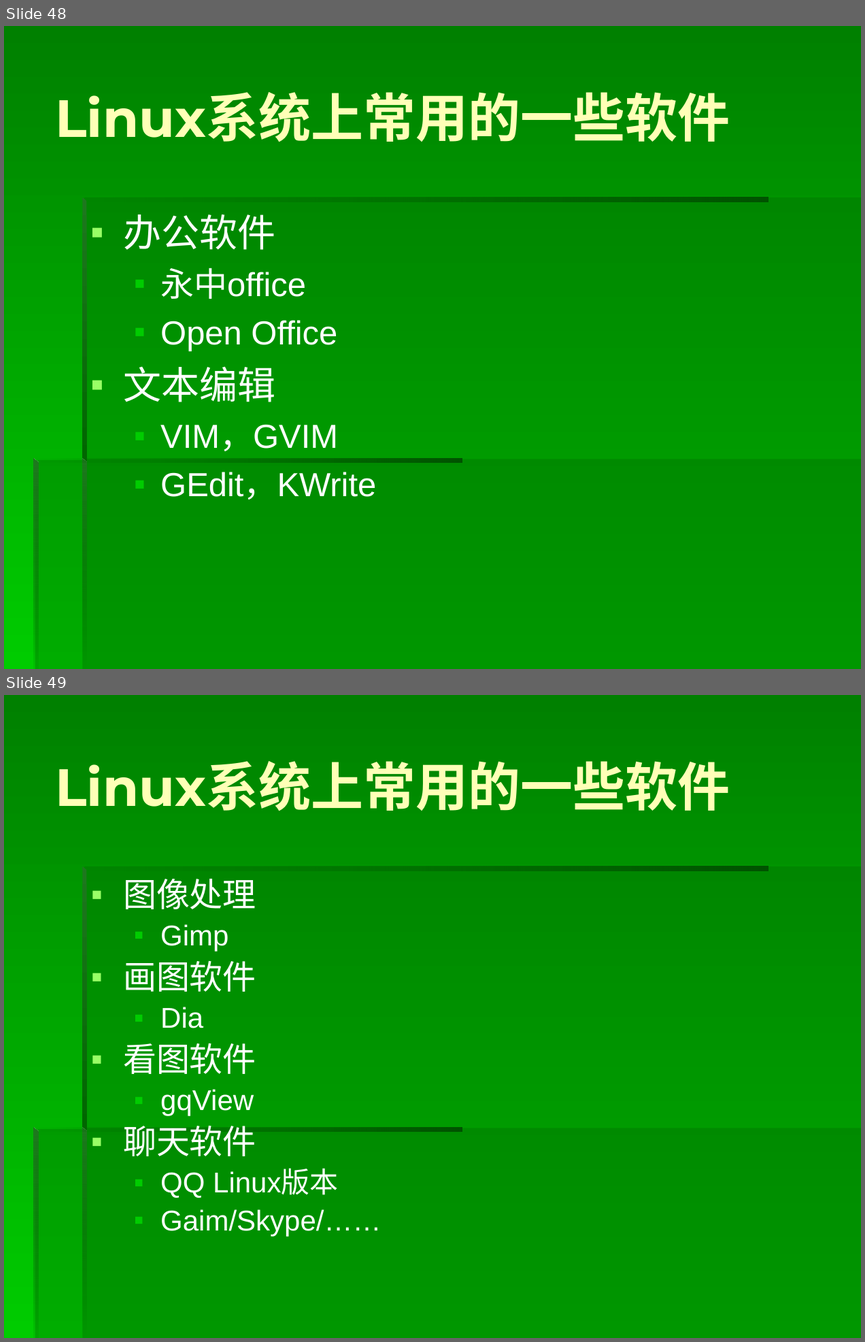
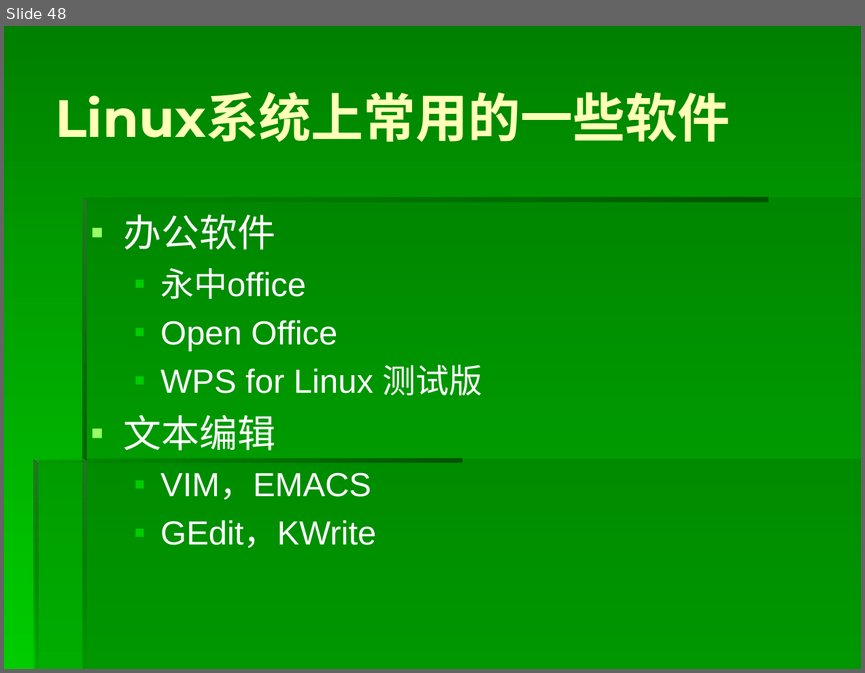
Before and after one commit to origin2007/computer_system, a slide deck: 06软件基础之操作系统.ppt. Shown one above the other, each under a label of ours: slides 48 and 49 before the commit, slide 48 after it. The pictures are 865x1342 and 865x673 pixels, drawn with LibreOffice and Linux fonts; fonts in the diff are those of the drawing. Boxes give left, top, right and bottom in pixels: in the first picture for what was removed or moved away, otherwise in the second. Text is boxed around its words. In the diff, an @@ line names an element or a change of style, - is before the commit and + after.

```diff
--- a/06软件基础之操作系统.ppt
+++ b/06软件基础之操作系统.ppt
@@ slide 49 removed at (x1=4, y1=695, x2=861, y2=1338), background gradient #008000 to #00CC00; not listed: 7 template elements that a slide beside it also shows @@
@@ title removed at (x1=55, y1=761, x2=730, y2=811) @@
-Linux系统上常用的一些软件
@@ text removed at (x1=123, y1=879, x2=381, y2=1236) @@
-▪ 图像处理
-  ▪ Gimp
-▪ 画图软件
-  ▪ Dia
-▪ 看图软件
-  ▪ gqView
-▪ 聊天软件
-  ▪ QQ Linux版本
-  ▪ Gaim/Skype/……
@@ slide 48 changed as well @@
@@ text at (x1=160, y1=364, x2=483, y2=395): paragraph added @@
+  ▪ WPS for Linux 测试版
@@ text at (x1=160, y1=472, x2=371, y2=499): text changed @@
-  ▪ VIM，GVIM
+  ▪ VIM，EMACS
```
Also in this commit, not shown: 51 other slides changed, 1 slide added, 6 other files.
